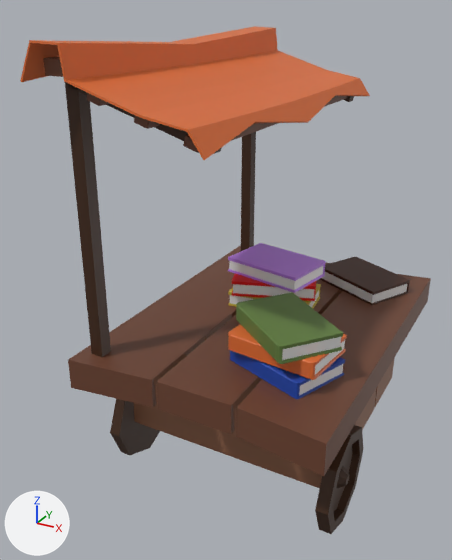
The FBX model Wicked Winds/Assets/Assets/3D/WorldElements/puestoLibros2.fbx, before and after one commit.
The view is the same before and after, from a 50 mm lens placed at (8.8, -18.2, 16.5), pointed at (-1.4, 0.3, 7.2). The lights are fixed; the arrows at lower left show +X, +Y and +Z. Where no turn or scale is listed for an object, it has been applied to the vertices.

The scene before the commit, as lines of its bpy script (objects in view):
```python
me_cube_668 = bpy.data.meshes.new('Cube.668')
me_cube_668.from_pydata([(1.09, 1.45, -0.21), (1.09, 1.45, 0.18), (-1.11, -1.43, 0.18), (-1.77, 0.43, 0.18), (1.77, -0.39, 0.18), (1.77, -0.39, -0.21), (-1.11, -1.43, -0.21), (-1.77, 0.43, -0.21)], [], [(6, 2, 3, 7), (5, 4, 2, 6), (0, 1, 4, 5)])
me_cube_671 = bpy.data.meshes.new('Cube.671')
me_cube_671.from_pydata(...)  # 56 vertices, 51 faces; spans x -1.86..1.88, y -1.62..1.7, z -0.3..0.3
me_cube_671.materials.append(mat_material_011)  # brown #411800
me_plane_001 = bpy.data.meshes.new('Plane.001')
me_plane_001.from_pydata(...)  # 90 vertices, 88 faces; spans x -2.99..2.85, y -6.64..6.64, z -2.28..0.4
me_plane_001.materials.append(mat_material_006)  # orange #de6c31
ob_cube_9115 = bpy.data.objects.new('Cube.9115', me_cube_668)
ob_cube_9115.location = (-0.36, 2.42, 6.63)
ob_cube_9118 = bpy.data.objects.new('Cube.9118', me_cube_671)
ob_cube_9118.location = (2.2, 5.56, 6.0)
ob_plane_1801 = bpy.data.objects.new('Plane.1801', me_plane_001)
ob_plane_1801.location = (-1.75, 1.37, 15.26)
# also in view: 'Circle.231' at (0.0, -1.7, 1.9); 'Cube.9110' at (2.0, -1.8, 7.2); 'Cube.9106' at (2.0, -1.9, 6.0); 'Cube.9108' at (2.0, -1.9, 6.6); 'Cube.9117' at (-0.4, 2.4, 7.2)
```
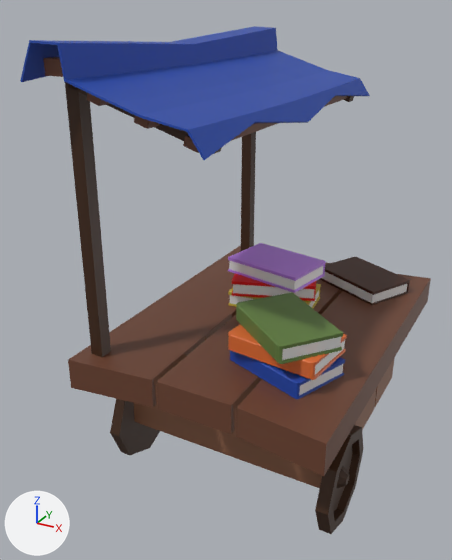
Location of each change, (x1, y1, x2, y2) in pixels of the pictures (452 x 560 px):
'Plane.1801', recoloured (orange to blue): (20, 26, 370, 160) in both

Patch to the scene script:
```diff
--- a/Wicked Winds/Assets/Assets/3D/WorldElements/puestoLibros2.fbx.py
+++ b/Wicked Winds/Assets/Assets/3D/WorldElements/puestoLibros2.fbx.py
@@ me_plane_001 @@
 me_plane_001.from_pydata(...)  # 90 vertices, 88 faces; spans x -2.99..2.85, y -6.64..6.64, z -2.28..0.4
-me_plane_001.materials.append(mat_material_006)  # orange #de6c31
+me_plane_001.materials.append(mat_material_004)  # blue #1d47ab
```
